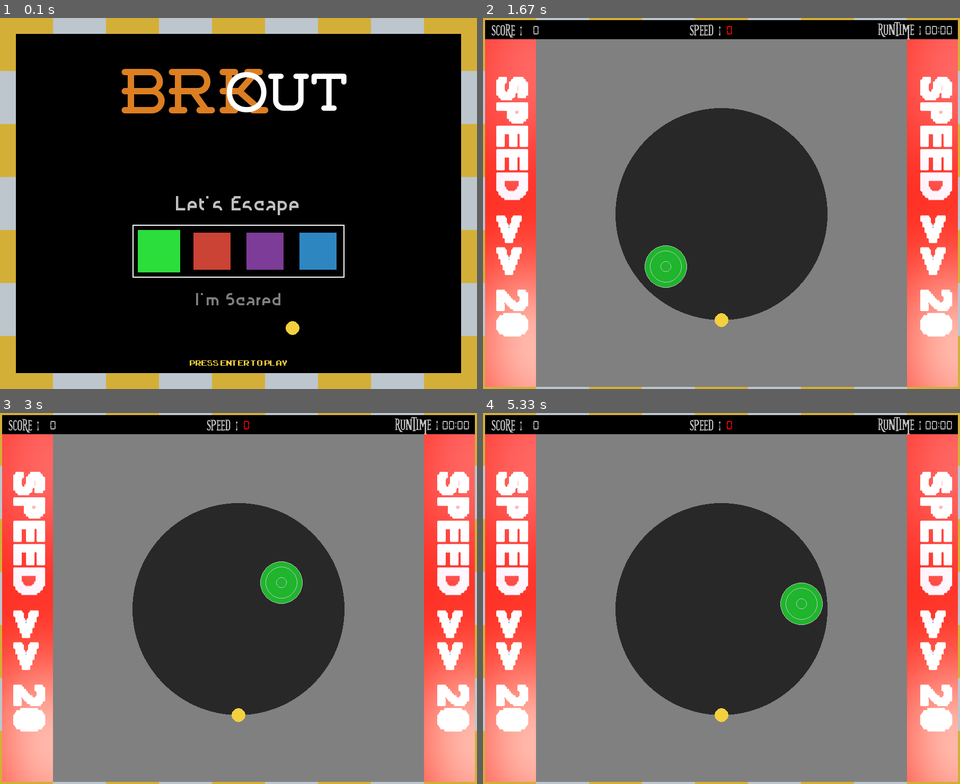
Above: before the commit, frames 1-4 (two rows, left to right).
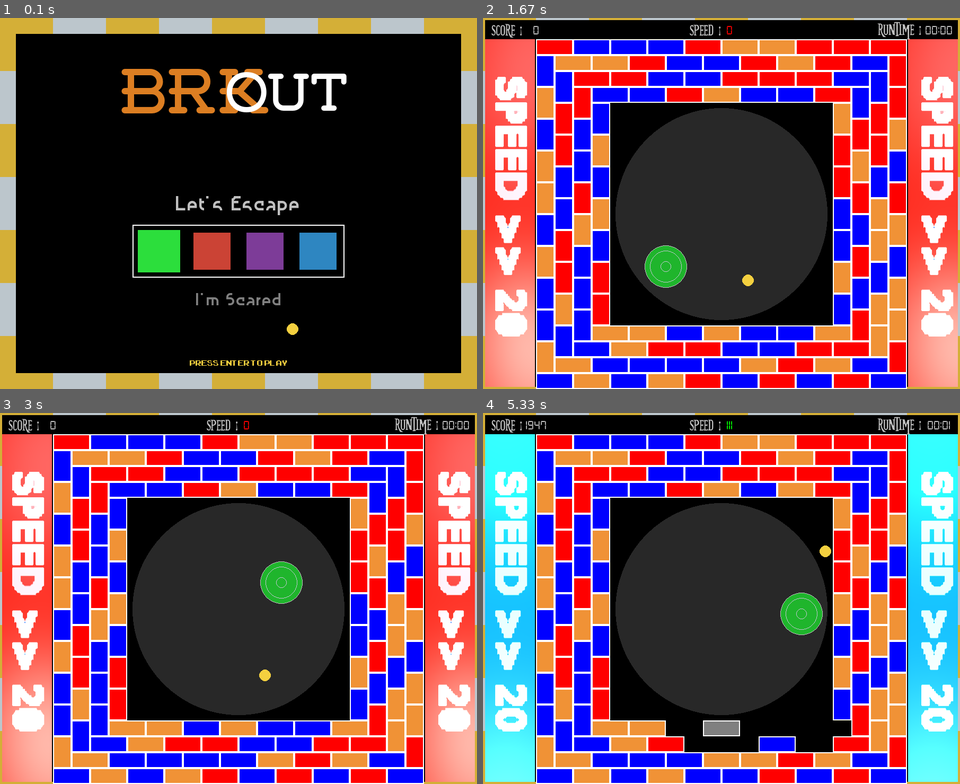
Above: after the commit, the same moments.

Repository: thealphadollar/brkout
Game: pygame game, started from main.py
The game is run twice, just before and just after one commit, with the same random seed, the same clock (stepped at 60 frames per second) and the same inputs.
Inputs:
- Up to frame 1 (0.1 s): no input
- Up to frame 2 (1.67 s): tap Enter at 0.33 s; hold Left 0.67-1.2 s; hold Down 1.23-1.53 s; hold Left from 1.57 s (still down)
- Up to frame 3 (3 s): release Left at 1.97 s; hold Up 2-2.37 s; hold Right from 2.4 s (still down)
- Up to frame 4 (5.33 s): release Right at 3.03 s; tap Space at 3.07 s; hold Down 3.4-3.77 s; hold Left 3.8-4.27 s; hold Right 4.3-4.77 s; hold Up 4.8-5.1 s; hold Right from 5.13 s (still down)

The runs differ from the first frame. In frame 1, less than 0.1% of the frame differs, in the area x 59-63%, y 81-86%; in frame 2, 55%; in frame 3, 55%; in frame 4, 69%, in the area x 0-100%, y 2-100%.

Commit message:
Update Main Game Screen (#13)
* Add files via upload

* Update constants.py

* Update main.py

* Update main.py

* Update global_objects.py

* Update constants.py

Diff:
--- a/constants.py
+++ b/constants.py
@@ -34,12 +34,12 @@
 striker_velocity = 0
 
 # ball constants
-ball_radius = 13
+ball_radius = 11
 menu_ball_speed = 15
 main_ball_speed = 0
-MAX_BALL_SPEED = 20
+MAX_BALL_SPEED = 12
 ball_mass = 5
-friction = .01
+friction = .005
 
 # text formats
 game_title_text_large = pygame.font.Font(os.path.join(assets_directory, 'Weston Free.otf'), 120)
@@ -80,5 +80,7 @@
 credit_orange = (240, 146, 54)
 pure_red = (255,0,0)
 pure_green = (0,255,0)
+pure_blue = (0,0,255)
 striker_colors = [green, red, magenta, blue]
+brick_colors = [pure_red, credit_orange, pure_blue]
 color_option_palette = [[green, light_green], [red, light_red], [magenta, light_magenta], [blue, light_blue]]
--- a/global_objects.py
+++ b/global_objects.py
@@ -1,10 +1,11 @@
 from constants import *
 import random
 import math
-
-
-class Ball:
+from global_funcs import *
+
+class Ball(pygame.sprite.Sprite):
     def __init__(self, x, y):
+        pygame.sprite.Sprite.__init__(self)
         self.x = x
         self.y = y
         self.radius = ball_radius
@@ -18,6 +19,8 @@
         self.y += math.cos(self.angle) * self.menu_speed * delta_time
 
     def main_screen_move(self, delta_time):
+        self.oldx = self.x
+        self.oldy = self.y
         self.x += math.sin(self.angle) * self.speed * delta_time
         self.y += math.cos(self.angle) * self.speed * delta_time
         if self.speed > 0:
@@ -25,22 +28,27 @@
         else:
             self.speed = 0
 
+
     # function to check collision with menu wall
     def check_collide_wall(self):
         if self.x < wall_brick_height + self.radius:
             self.x = wall_brick_height + self.radius
+            self.oldx = self.x
             self.angle = -self.angle
 
         if self.x > scr_width - wall_brick_height - self.radius:
             self.x = scr_width - wall_brick_height - self.radius
+            self.oldx = self.x
             self.angle = -self.angle
 
         if self.y < wall_brick_height + self.radius:
             self.y = wall_brick_height + self.radius
+            self.oldy = self.y
             self.angle = math.pi - self.angle
 
         if self.y > scr_height - wall_brick_height - self.radius:
             self.y = scr_height - wall_brick_height - self.radius
+            self.oldy = self.y
             self.angle = math.pi - self.angle
 
     # function to check collision with color palette
@@ -66,83 +74,32 @@
         # right side
         if self.x >= scr_width - 100:
             self.angle = -self.angle
+            self.x = scr_width - 100
+            return 1
             #return True
         # left side
         elif self.x <= 100:
             self.angle = -self.angle
+            self.x = 100
+            return 1
             #return True
         # bottom
         if self.y >= scr_height:
             self.angle = math.pi - self.angle
+            self.y = scr_height
+            return 1
             #return True
         elif self.y <= 40:
             self.angle = math.pi - self.angle
+            self.y = 40
+            return 1
             #return True
         #return False
 
     # check collision with brick
 
     # horizontal brick
-    def collision_horizontal_brick(self, horizontal_brick):
-        # lower side
-        # returns true if collision takes place
-        did_collide = False
-        x, y = horizontal_brick.get_pos()
-        if (self.x > x - self.radius) and (self.x < x + horizontal_brick_width + self.radius):
-            if (self.y < y + horizontal_brick_height + self.radius) and (self.y > y + horizontal_brick_height):
-                self.y = y + horizontal_brick_height + self.radius
-                self.angle = math.pi - self.angle
-                did_collide = True
-        # upper side
-        elif (self.x > x - self.radius) and (self.x < x + horizontal_brick_width + self.radius):
-            if (self.y > y - self.radius) and (self.y < y):
-                self.y = y - self.radius
-                self.angle = math.pi - self.angle
-                did_collide = True
-        # left side
-        if (self.y < y + horizontal_brick_height + self.radius) and (self.y > y - self.radius):
-            if (self.x > x - self.radius) and (self.x < x):
-                self.x = x - self.radius
-                self. angle = -self.angle
-                did_collide = True
-        # right side
-        elif (self.y < y + horizontal_brick_height + self.radius) and (self.y > y - self.radius):
-            if (self.x < x + horizontal_brick_width + self.radius) and (self.x > x + horizontal_brick_width):
-                self.x = x + horizontal_brick_width + self.radius
-                self.angle = -self.angle
-                did_collide = True
-        return did_collide
-
-    # vertical brick
-    def collision_vertical_brick(self, vertical_brick):
-        # lower side
-        # returns true is collision takes place
-        did_collide = False
-        x, y = vertical_brick.get_pos()
-        if (self.x > x - self.radius) and (self.x < x + vertical_brick_width + self.radius):
-            if (self.y < y + vertical_brick_height + self.radius) and (self.y > y + vertical_brick_height):
-                self.y = y + vertical_brick_height + self.radius
-                self.angle = math.pi - self.angle
-                did_collide = True
-        # upper side
-        elif (self.x > x - self.radius) and (self.x < x + vertical_brick_width + self.radius):
-            if (self.y > y - self.radius) and (self.y < y):
-                self.y = y - self.radius
-                self.angle = math.pi - self.angle
-                did_collide = True
-        # left side
-        if (self.y < y + vertical_brick_height + self.radius) and (self.y > y - self.radius):
-            if (self.x > x - self.radius) and (self.x < x):
-                self.x = x - self.radius
-                self. angle = -self.angle
-                did_collide = True
-        # right side
-        elif (self.y < y + vertical_brick_height + self.radius) and (self.y > y - self.radius):
-            if (self.x < x + vertical_brick_width + self.radius) and (self.x > x + vertical_brick_width):
-                self.x = x + vertical_brick_width + self.radius
-                self.angle = -self.angle
-                did_collide = True
-        return did_collide
+
 
     # define collision with striker
     def collision_striker(self, striker):
@@ -191,6 +148,8 @@
         angle = math.atan2(dx, dy)
         self.x = striker.x + ((striker.radius + self.radius) * math.sin(angle))
         self.y = striker.y + ((striker.radius + self.radius) * math.cos(angle))
+        self.oldx = self.x
+        self.oldy = self.y
 
         return True
 
@@ -252,3 +211,102 @@
         pygame.draw.circle(screen, silver, (int(self.x), int(self.y)), self.radius, 1)
         pygame.draw.circle(screen, wall_silver, (int(self.x), int(self.y)), self.radius - 10, 1)
         pygame.draw.circle(screen, wall_silver, (int(self.x), int(self.y)), self.radius - 30, 1)
+
+class Bricks(pygame.sprite.Sprite):
+    def __init__(self,x,y,VH):
+        pygame.sprite.Sprite.__init__(self)
+        self.x = x
+        self.y = y
+        self.brick_value = random.randint(1,3)
+        self.ori_brick_value = self.brick_value
+        self.type = VH
+        self.color = brick_colors[(self.brick_value)%3]
+        if random.random() > 0.94:
+            self.brick_value = 1000000007
+            # self.color = grey
+        if VH == 1:
+            self.image = pygame.Surface((horizontal_brick_width,horizontal_brick_height))
+            self.image.fill(self.color)
+            self.rect = self.image.get_rect()
+            self.rect.topleft = (x,y)
+        elif VH == 0:
+            self.image = pygame.Surface((vertical_brick_width, vertical_brick_height))
+            self.image.fill(self.color)
+            self.rect = self.image.get_rect()
+            self.rect.topleft = (x,y)
+        self.health = self.brick_value * 100
+
+    def draw23(self,screen):
+        self.image.fill(self.color)
+        screen.blit(self.image,self.rect)
+        pygame.draw.rect(screen,white,self.rect,2)
+
+    def check_hor_coll(self,ball):
+        # lower side
+        # returns true if collision takes place
+        did_collide = False
+        x, y = self.x, self.y
+        if (ball.x > x - ball.radius) and (ball.x < x + horizontal_brick_width + ball.radius):
+            if (ball.y < y + horizontal_brick_height + ball.radius) and (ball.y > y + horizontal_brick_height):
+                ball.y = y + horizontal_brick_height + ball.radius
+                ball.angle = math.pi - ball.angle
+                did_collide = True
+        # upper side
+
+            elif (ball.y > y - ball.radius) and (ball.y < y):
+                ball.y = y - ball.radius
+                ball.angle = math.pi - ball.angle
+                did_collide = True
+        # left side
+        if (ball.y < y + horizontal_brick_height + ball.radius) and (ball.y > y - ball.radius):
+            if (ball.x > x - ball.radius) and (ball.x < x):
+                ball.x = x - ball.radius
+                ball. angle = -ball.angle
+                did_collide = True
+        # right side
+
+            elif (ball.x < x + horizontal_brick_width + ball.radius) and (ball.x > x + horizontal_brick_width):
+                ball.x = x + horizontal_brick_width + ball.radius
+                ball.angle = -ball.angle
+                did_collide = True
+        return did_collide
+
+    def check_ver_coll(self,ball):
+        # lower side
+        # returns true is collision takes place
+        did_collide = False
+        x, y = self.x, self.y
+        if (ball.x > x - ball.radius) and (ball.x < x + vertical_brick_width + ball.radius):
+            if (ball.y < y + vertical_brick_height + ball.radius) and (ball.y > y + vertical_brick_height):
+                ball.y = y + vertical_brick_height + ball.radius
+                ball.angle = math.pi - ball.angle
+                did_collide = True
+            # upper side
+            elif (ball.y > y - ball.radius) and (ball.y < y):
+                ball.y = y - ball.radius
+                ball.angle = math.pi - ball.angle
+                did_collide = True
+        # left side
+        if (ball.y < y + vertical_brick_height + ball.radius) and (ball.y > y - ball.radius):
+            if (ball.x > x - ball.radius) and (ball.x < x):
+                ball.x = x - ball.radius
+                ball. angle = -ball.angle
+                did_collide = True
+            # right side
+            elif (ball.x < x + vertical_brick_width + ball.radius) and (ball.x > x + vertical_brick_width):
+                ball.x = x + vertical_brick_width + ball.radius
+                ball.angle = -ball.angle
+                did_collide = True
+        return did_collide
+
+    def update(self,speed):
+        self.brick_value -= 1
+        if self.brick_value == 0:
+            self.kill()
+            return self.ori_brick_value * 200
+        elif self.brick_value <=3 :
+            self.color = brick_colors[(self.brick_value)%3]
+            return 0
+        else:
+            self.color = grey
+            return 0
--- a/main.py
+++ b/main.py
@@ -17,7 +17,7 @@
     brick_point = 0  # stores the score accumulated by hitting brick
     score_time = 0  # timer for the score calculation
     time_count = 0  # increases score_time after 60 frames
-    ball = Ball(main_game_middle_x, main_game_middle_y + strike_bound_radius)
+    ball = Ball(main_game_middle_x + 50, main_game_middle_y + strike_bound_radius - 75)
     striker = Striker(main_game_middle_x, main_game_middle_y)
     seconds_first, seconds_second = 0, 0
     minutes_first, minutes_second = 0, 0
@@ -41,6 +41,41 @@
 
 
 # function to show time
+
+def add_to_group():
+    y=0
+    while y<4:
+        x=100 + y*vertical_brick_width
+        while x < 800-y*vertical_brick_width:
+            b = Bricks(x,40 + y*horizontal_brick_height,1)
+            bricks.add(b)
+            x += horizontal_brick_width
+        y += 1
+    y=0
+    while y<4:
+        x=100 + y*vertical_brick_width
+        while x < 800-y*vertical_brick_width:
+            b = Bricks(x,670 - y*horizontal_brick_height,1)
+            bricks.add(b)
+            x += horizontal_brick_width
+        y += 1
+    x=1
+    while x<5:
+        y= 40 + x*horizontal_brick_height
+        while y < 700 - x*horizontal_brick_height:
+            b= Bricks( 100 + (x-1)*vertical_brick_width, y, 0)
+            bricks.add(b)
+            y += vertical_brick_height
+        x+=1
+
+    x=1
+    while x<5:
+        y= 40 + x*horizontal_brick_height
+        while y < 700 - x*horizontal_brick_height:
+            b= Bricks( 800 - x*vertical_brick_width, y, 0)
+            bricks.add(b)
+            y += vertical_brick_height
+        x+=1
 
 
 def show_time(start_timer):
@@ -96,20 +131,31 @@
     disp_text(screen, str(score), (100, 21), main_screen_number, silver)
 
 
+
 # function to show ball speed
 def show_speed(ball):
 
     disp_text(screen, "speed :", (scr_width/2 - 30, 21), main_screen_text, silver)
-    if (ball.speed * 5) > 60:
-        disp_text(screen, str(int(ball.speed * 5)), (scr_width/2 + 15, 21), main_screen_number, pure_green)
-    elif (ball.speed * 5) > 20:
-        disp_text(screen, str(int(ball.speed * 5)), (scr_width / 2 + 15, 21), main_screen_number, yellow)
-    else:
-        disp_text(screen, str(int(ball.speed * 5)), (scr_width / 2 + 15, 21), main_screen_number, pure_red)
+    if (ball.speed * 10) > 80:
+        disp_text(screen, str(int(ball.speed * 10)), (scr_width/2 + 15, 21), main_screen_number, pure_green)
+    elif (ball.speed * 10) > 20:
+        disp_text(screen, str(int(ball.speed * 10)), (scr_width / 2 + 15, 21), main_screen_number, yellow)
+    else:
+        disp_text(screen, str(int(ball.speed * 10)), (scr_width / 2 + 15, 21), main_screen_number, pure_red)
 
 
 # rendering static elements
 
+def check_collisions():
+    global hit_count, brick_point
+    for br in bricks:
+        if br.type == 1:
+            did_collide = br.check_hor_coll(ball)
+        else:
+            did_collide = br.check_ver_coll(ball)
+        if did_collide:
+            hit_count += 1
+            brick_point += br.update(ball.speed)
 
 def render_field():
 
@@ -118,19 +164,19 @@
     screen.fill(black)
 
     # drawing prison-field
-    pygame.draw.rect(screen, grey, (100, 40, 700, 660))
-
-    flip_image = (flip_image + 1) % 20
+    #pygame.draw.rect(screen, grey, (100, 40, 700, 660))
+
+    flip_image = (flip_image + 1) % 40
     # rendering speed images
-    if flip_image < 10:
-        screen.blit(speed_red, (0, 40))
-    else:
-        screen.blit(speed_blue, (0, 40))
-
-    if flip_image < 10:
-        screen.blit(speed_red, (800, 40))
-    else:
-        screen.blit(speed_blue, (800, 40))
+    if flip_image < 20:
+        screen.blit(speed_red, (-2, 40))
+    else:
+        screen.blit(speed_blue, (-2, 40))
+
+    if flip_image < 20:
+        screen.blit(speed_red, (802, 40))
+    else:
+        screen.blit(speed_blue, (802, 40))
 
     # drawing the prison styled thin bars
     draw_walls(screen, post_brick_width, post_brick_height)
@@ -140,6 +186,33 @@
 
 # main game loop
 
+def events():
+    # getting in events
+    for event in pygame.event.get():
+
+        if event.type == pygame.KEYDOWN:
+            # pausing the game
+            if event.key == pygame.K_SPACE or event.key == pygame.K_ESCAPE:
+                #pause_game() function to add pause game
+                pass
+        # quitting the game
+        if event.type == pygame.QUIT:
+            os._exit(0)
+
+    # updating striker
+    pressed = pygame.key.get_pressed()
+    if pressed[pygame.K_RIGHT]:
+        striker.x_velocity += .5
+    elif pressed[pygame.K_LEFT]:
+        striker.x_velocity -= .5
+    else:
+        striker.x_velocity = 0
+    if pressed[pygame.K_UP]:
+        striker.y_velocity -= .5
+    elif pressed[pygame.K_DOWN]:
+        striker.y_velocity += .5
+    else:
+        striker.y_velocity = 0
 
 def gameloop(striker_color):
     global screen, clock, ball, striker
@@ -150,48 +223,19 @@
         # time passed
         delta_time = clock.get_time() / 10
 
+       #drawing the game field
         render_field()
 
-        # getting in events
-        for event in pygame.event.get():
-
-            if event.type == pygame.KEYDOWN:
-                # pausing the game
-                if event.key == pygame.K_SPACE or event.key == pygame.K_ESCAPE:
-                    #pause_game() function to add pause game
-                    pass
-
-            # stopping striker once key is lifted
-            if event.type == pygame.KEYUP:
-                if event.key == pygame.K_DOWN:
-                    striker.y_velocity = 0
-                if event.key == pygame.K_UP:
-                    striker.y_velocity = 0
-                if event.key == pygame.K_RIGHT:
-                    striker.x_velocity = 0
-                if event.key == pygame.K_LEFT:
-                    striker.x_velocity = 0
-
-            # quitting the game
-            if event.type == pygame.QUIT:
-                os._exit(0)
-
-        # updating striker
-        pressed = pygame.key.get_pressed()
-        if pressed[pygame.K_RIGHT]:
-            striker.x_velocity += .5
-        if pressed[pygame.K_LEFT]:
-            striker.x_velocity -= .5
-        if pressed[pygame.K_UP]:
-            striker.y_velocity -= .5
-        if pressed[pygame.K_DOWN]:
-            striker.y_velocity += .5
-
+        # getting the events
+        events()
 
         # updating elements
         striker.update(delta_time)
         ball.main_screen_move(delta_time)
         striker.check_bound()
+
+        # checking collisions
+        check_collisions()
 
         # check first strike to start timer
         if not start_time:
@@ -199,11 +243,18 @@
         else:
             ball.collision_striker(striker)
 
-        ball.check_escape()
+        if ball.check_escape():
+            temp_time = pygame.time.get_ticks()
+            while pygame.time.get_ticks() - temp_time < 400:
+                pass
+            return 1
 
         # rendering various elements
         striker.draw(screen, striker_color)
         ball.draw(screen)
+        # show bricks
+        for br in bricks:
+            br.draw23(screen)
 
         # show time function
         show_time(start_time)
@@ -211,19 +262,24 @@
         show_score(start_time)
         # show speed
         show_speed(ball)
-
+        if ball.speed == 0 and start_time:
+            temp_time = pygame.time.get_ticks()
+            while pygame.time.get_ticks() - temp_time < 400:
+                pass
+            return 0
         pygame.display.update()
         clock.tick(FPS)
 
+bricks = pygame.sprite.Group()
+add_to_group()
 
 if __name__ == "__main__":
 
     while True:
         init()  # used to initialise the pygame module
         choice, color_choice = menu_screen(screen, clock)
-        end_choice = 0  # a variable to maintain what happens in the game_loop
-
         if choice == 0:
-            gameloop(striker_colors[color_choice])  # returns 0 if the player wins and returns 1 if player loses
+            end_choice = gameloop(striker_colors[color_choice])
+            os._exit(0)
         elif choice == 1:
             credits_screen(screen, clock)
